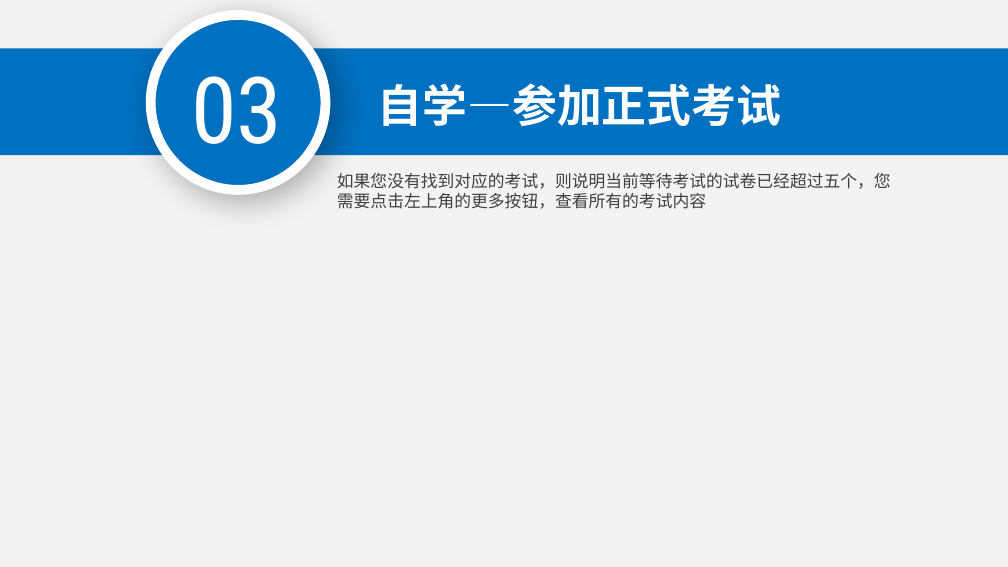
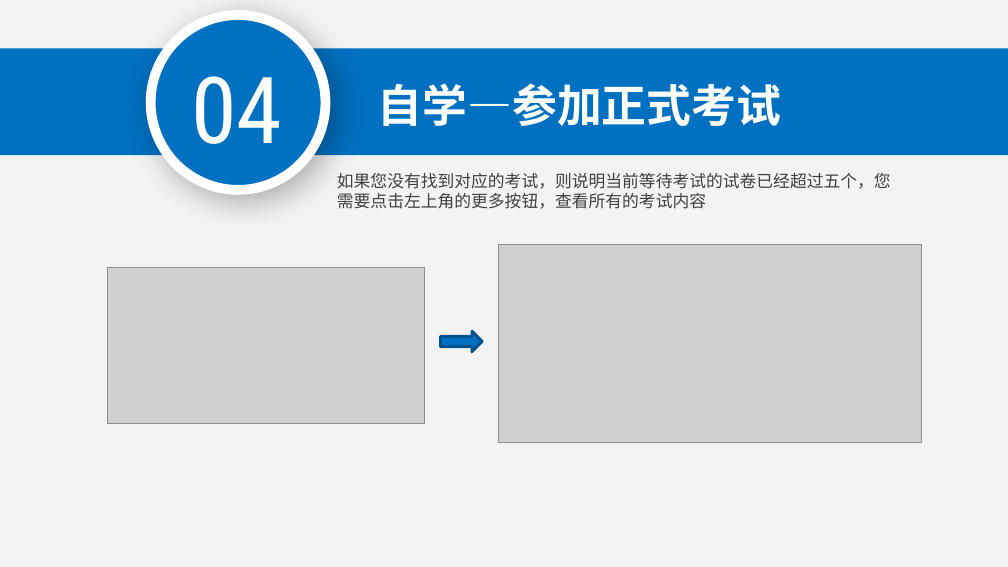
Before and after one commit to marstrip/police-office-testing, a slide deck: slide 16 of Doc/交付文档/培训.pptx. Drawn at 1008x567 pixels with LibreOffice and Linux fonts; fonts in the diff are those of the drawing; grey boxes stand for pictures; background and template pictures are left out. Boxes give left, top, right and bottom in pixels: in the first picture for what was removed or moved away, otherwise in the second. Text is boxed around its words. In the diff, an @@ line names an element or a change of style, - is before the commit and + after.

```diff
--- a/Doc/交付文档/培训.pptx
+++ b/Doc/交付文档/培训.pptx
@@ text at [191, 76, 282, 144]: text changed @@
-03
+04
@@ picture added at [107, 268, 424, 424] @@
@@ picture added at [498, 244, 922, 442] @@
@@ right arrow added at [440, 331, 482, 352], fill #0070C0, outline #00538E 2 pt @@
```
Also in this commit, not shown: 7 other slides changed, 7 slides added.
